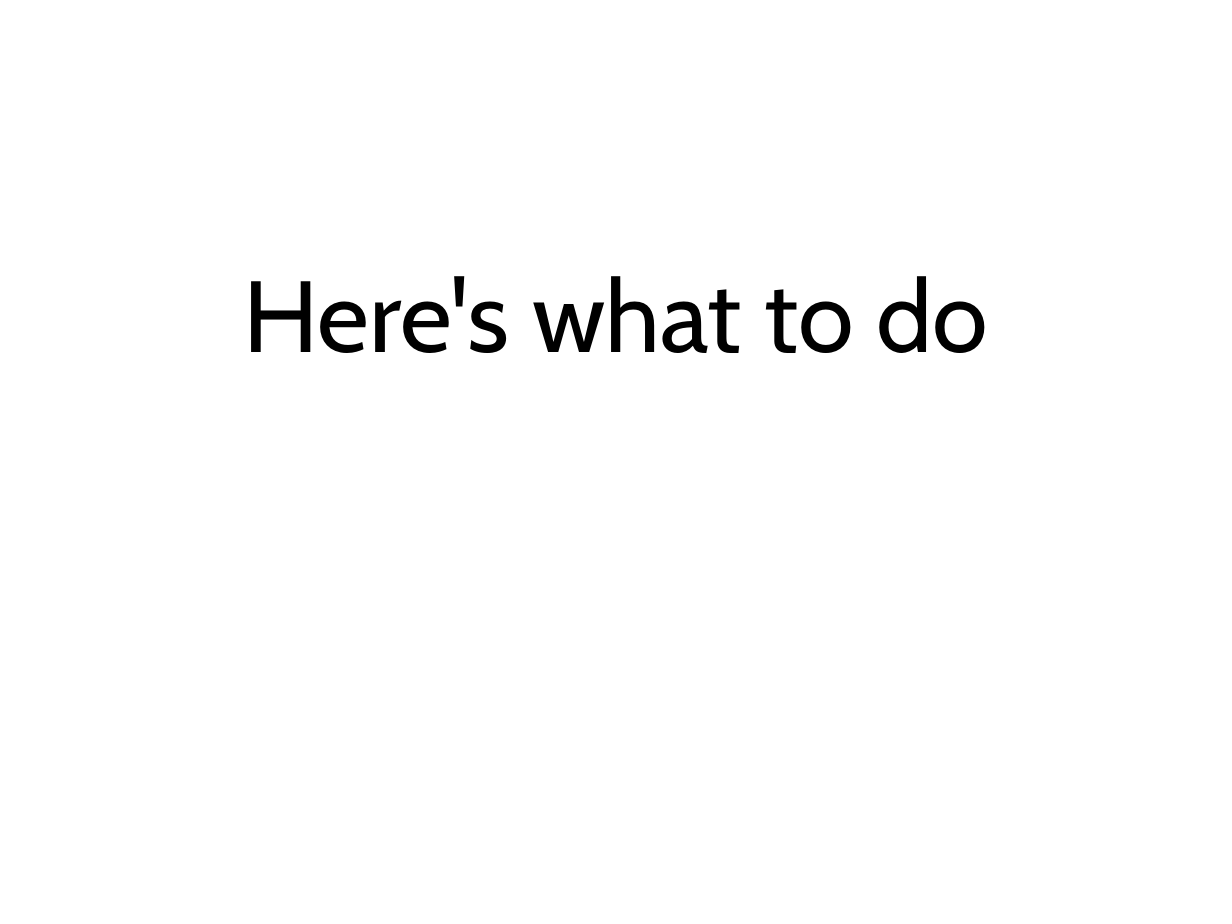
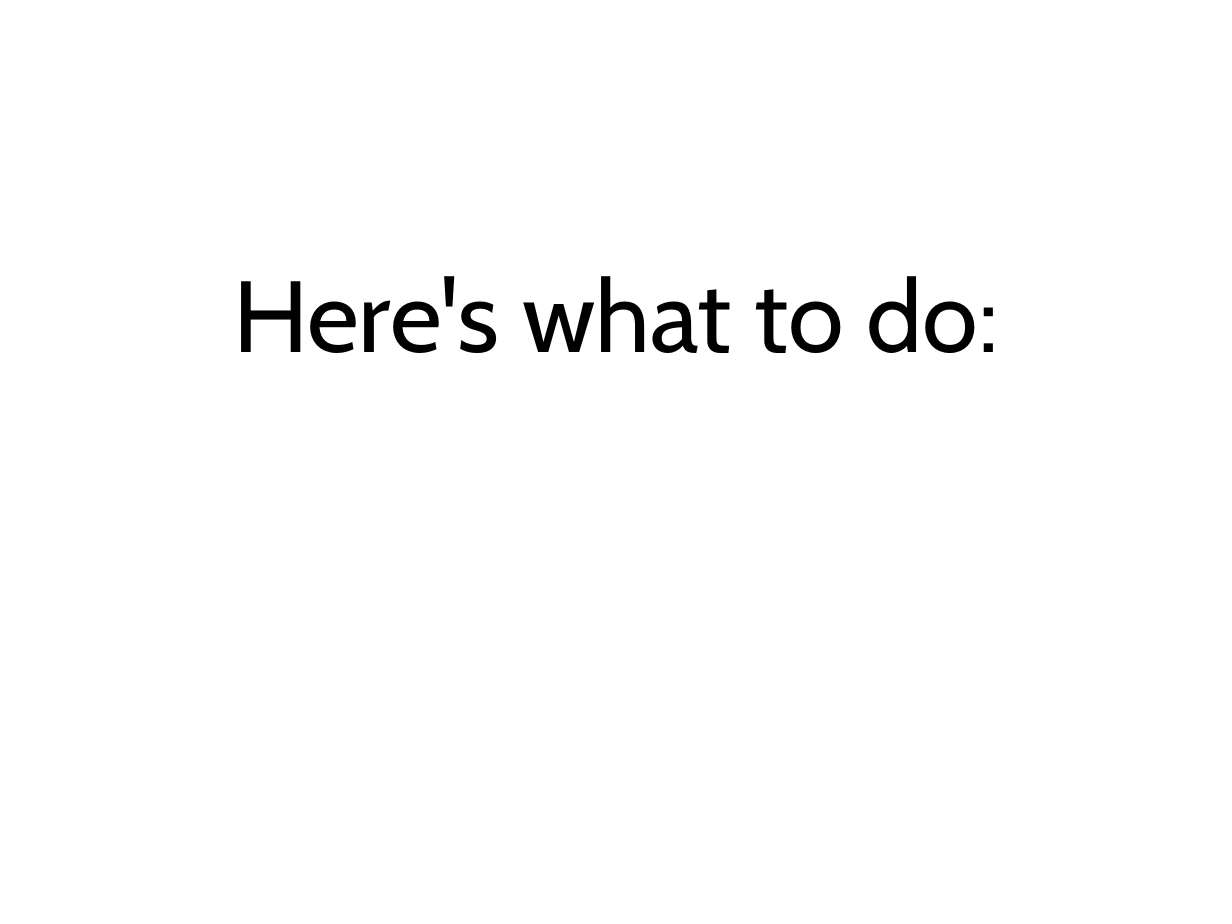
Before and after one commit to simpsonjulian/his-spa-materials, a slide deck: slide 11 of Presentation.odp. Drawn at 1232x924 pixels with LibreOffice and Linux fonts; fonts in the diff are those of the drawing. Boxes give left, top, right and bottom in pixels: in the first picture for what was removed or moved away, otherwise in the second. Text is boxed around its words. In the diff, an @@ line names an element or a change of style, - is before the commit and + after.

```diff
--- a/Presentation.odp
+++ b/Presentation.odp
@@ title at bbox=[233, 276, 998, 353]: text changed @@
-Here's what to do
+Here's what to do:
```
Also in this commit, not shown: 7 other slides changed, 3 slides added, 1 slide removed, 1 other file.
